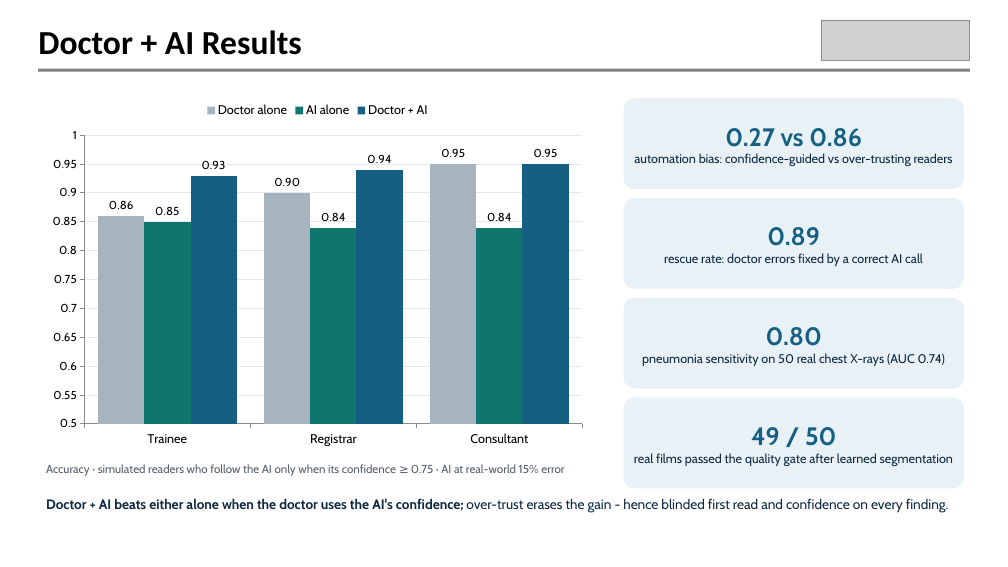
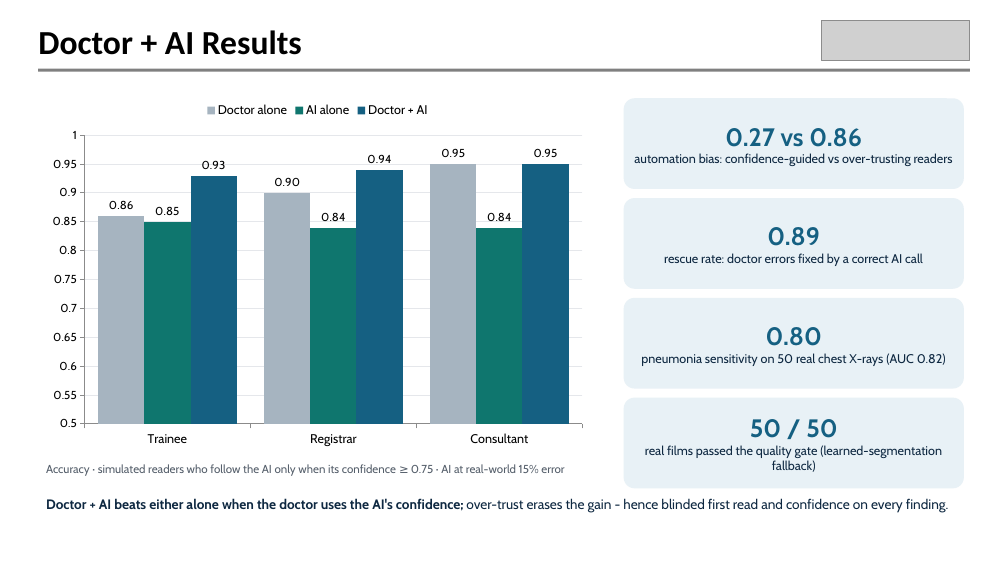
Before and after one commit to tedo001/med-scan, a slide deck: slide 9 of presentation/MEDSCAN_TECHgium_MedTech.pptx. Drawn at 1008x567 pixels with LibreOffice and Linux fonts; fonts in the diff are those of the drawing; grey boxes stand for pictures; background and template pictures are left out. Boxes give left, top, right and bottom in pixels: in the first picture for what was removed or moved away, otherwise in the second. Text is boxed around its words. In the diff, an @@ line names an element or a change of style, - is before the commit and + after.

```diff
--- a/presentation/MEDSCAN_TECHgium_MedTech.pptx
+++ b/presentation/MEDSCAN_TECHgium_MedTech.pptx
@@ text in rounded rectangle at box(641, 353, 946, 366): text changed @@
-pneumonia sensitivity on 50 real chest X-rays (AUC 0.74)
+pneumonia sensitivity on 50 real chest X-rays (AUC 0.82)
@@ text in rounded rectangle at box(645, 419, 942, 472): text changed @@
-49 / 50
-real films passed the quality gate after learned segmentation
+50 / 50
+real films passed the quality gate (learned-segmentation fallback)
```
Also in this commit, not shown: 1 other slide changed, 11 other files.
